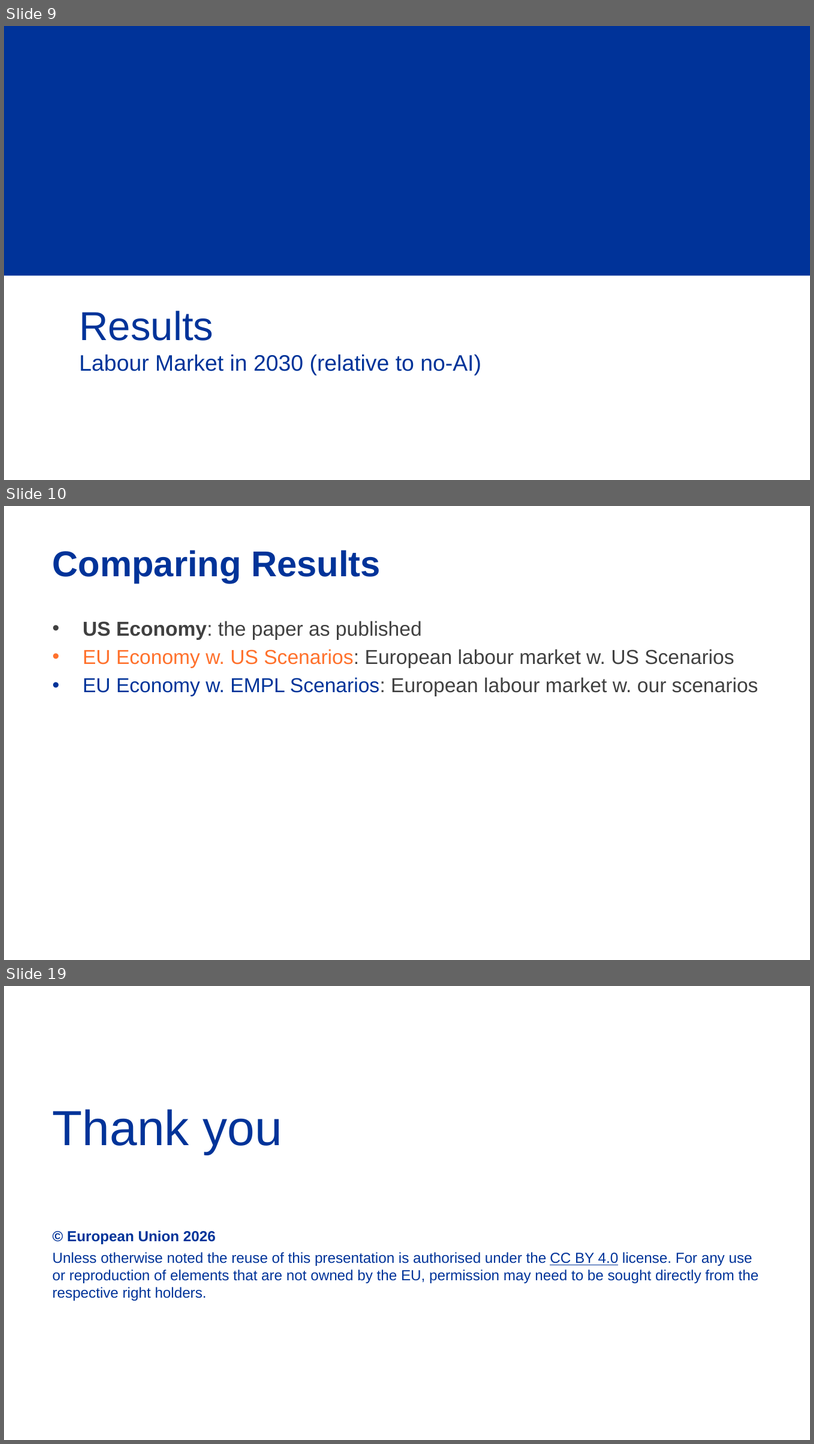
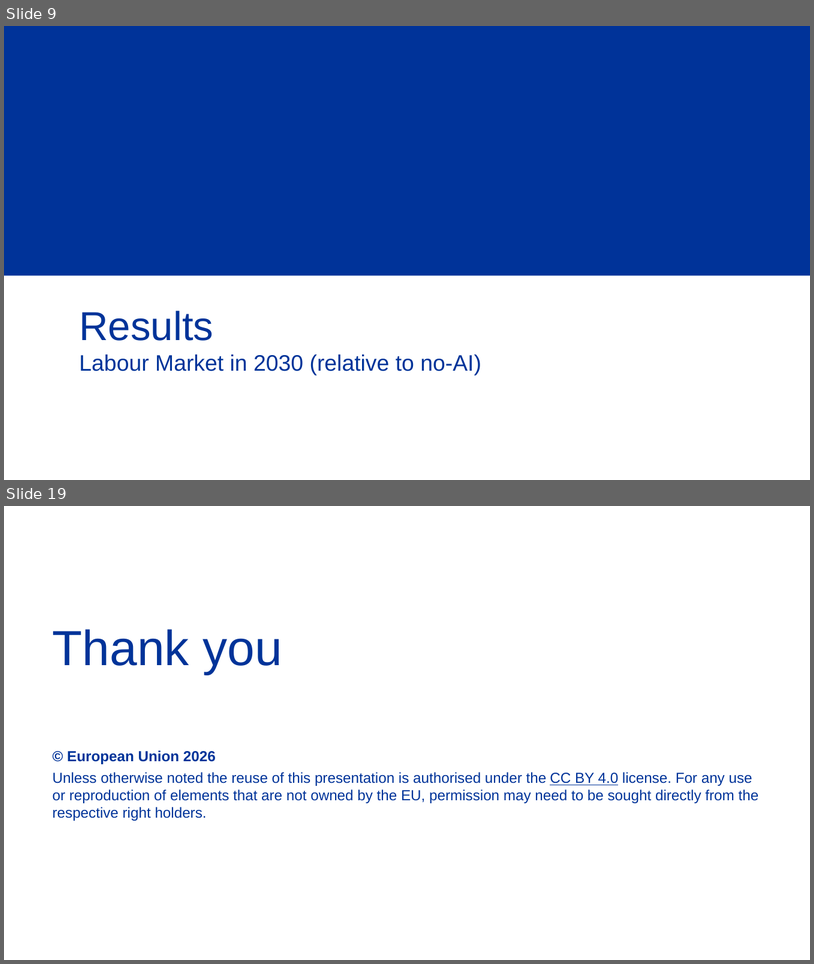
Before and after one commit to COM-EMPL-Analysis-Statistics/econ-scenarios, a slide deck: european_values/presentation/eu_ai_scenarios.pptx. Shown one above the other, each under a label of ours: slides 9, 10 and 19 before the commit, slides 9 and 19 after it; the slides between them are not shown. The pictures are 814x1444 and 814x964 pixels, drawn with LibreOffice and Linux fonts; fonts in the diff are those of the drawing; background and template pictures are left out. Boxes give left, top, right and bottom in pixels: in the first picture for what was removed or moved away, otherwise in the second. Text is boxed around its words. In the diff, an @@ line names an element or a change of style, - is before the commit and + after.

```diff
--- a/european_values/presentation/eu_ai_scenarios.pptx
+++ b/european_values/presentation/eu_ai_scenarios.pptx
@@ slide 10 removed at [4, 506, 810, 960], background #FFFFFF @@
@@ title removed at [53, 550, 381, 583] @@
-Comparing Results
@@ text removed at [83, 621, 759, 696] @@
-• US Economy: the paper as published
-• EU Economy w. US Scenarios: European labour market w. US Scenarios
-• EU Economy w. EMPL Scenarios: European labour market w. our scenarios
```
Also in this commit, not shown: 1 slide changed, 5 slides added, 1 other slide removed, 20 other files.
